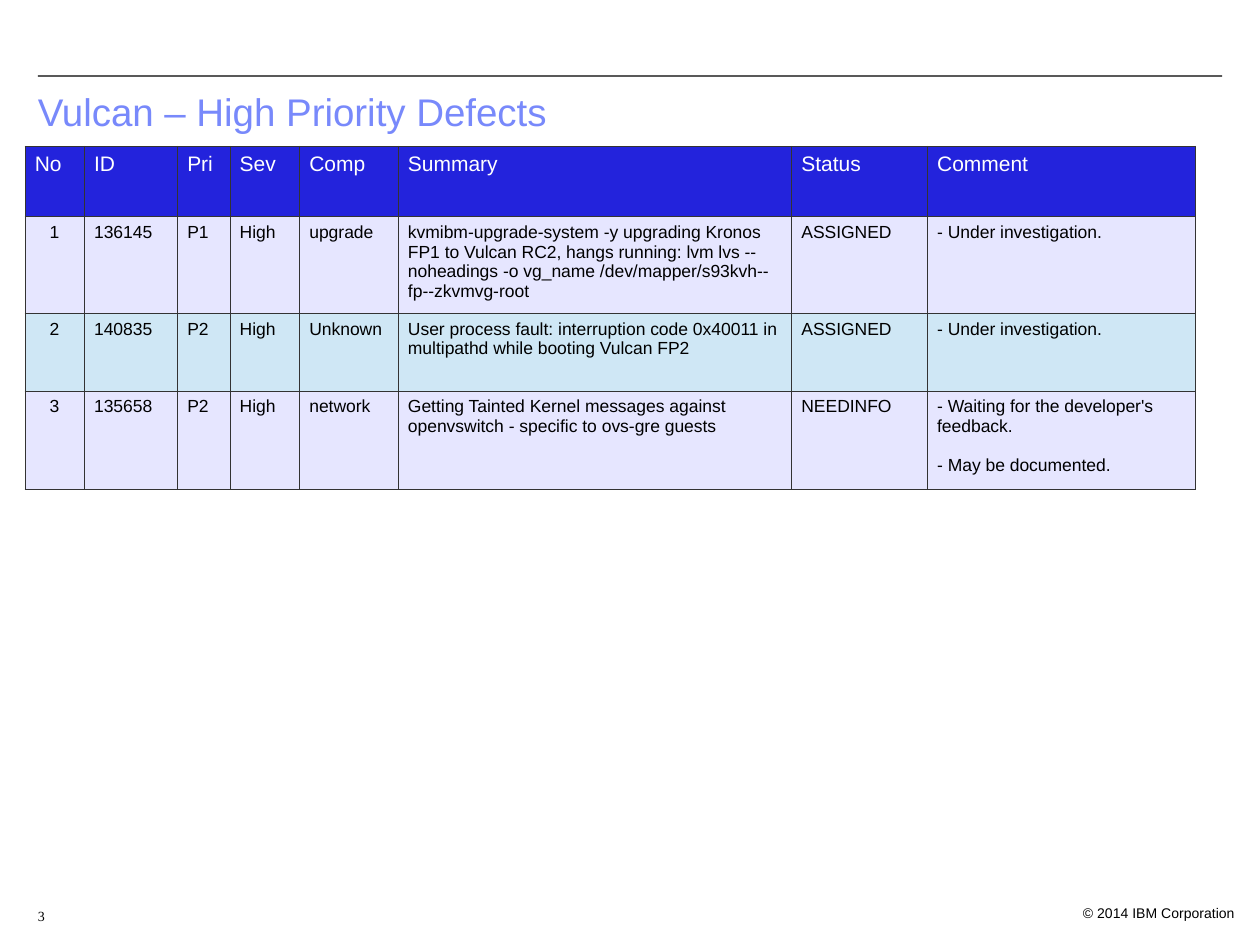
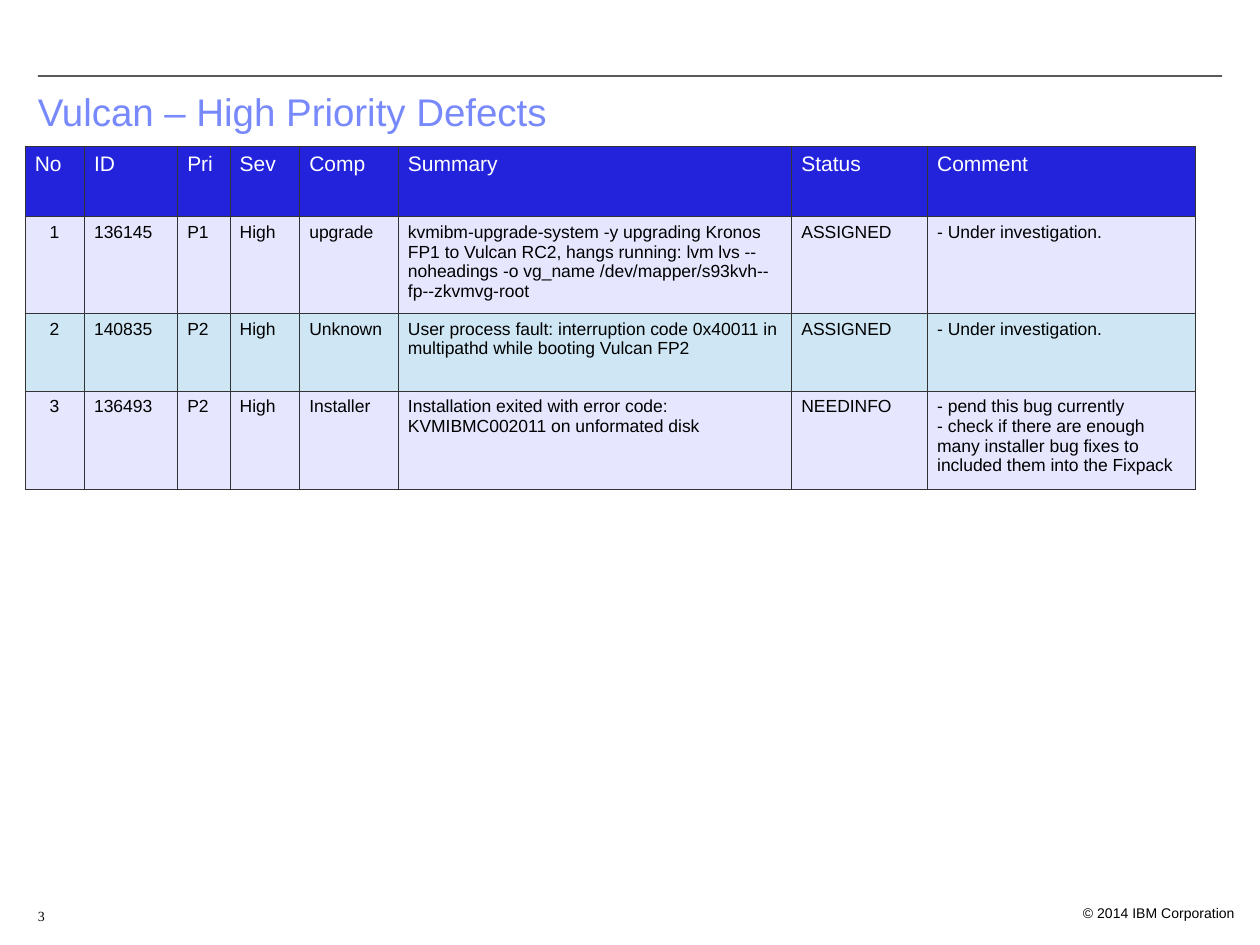
Before and after one commit to bjwt/test, a slide deck: slide 3 of bugs/Vulcan Defect Status 20160523.odp. Drawn at 1260x945 pixels with LibreOffice and Linux fonts; fonts in the diff are those of the drawing; background and template pictures are left out. Boxes give left, top, right and bottom in pixels: in the first picture for what was removed or moved away, otherwise in the second. Text is boxed around its words. In the diff, an @@ line names an element or a change of style, - is before the commit and + after.

```diff
--- a/bugs/Vulcan Defect Status 20160523.odp
+++ b/bugs/Vulcan Defect Status 20160523.odp
@@ table at [25, 146, 1196, 491] @@
-row 4: 3 | 135658 | P2 | High | network | Getting Tainted Kernel messages against openvswitch - specific to ovs-gre guests | NEEDINFO | - Waiting for the developer's feedback. / - May be documented.
+row 4: 3 | 136493 | P2 | High | Installer | Installation exited with error code: KVMIBMC002011 on unformated disk | NEEDINFO | - pend this bug currently / - check if there are enough many installer bug fixes to included them into the Fixpack
```
Also in this commit, not shown: 2 other slides changed, 3 other files.
